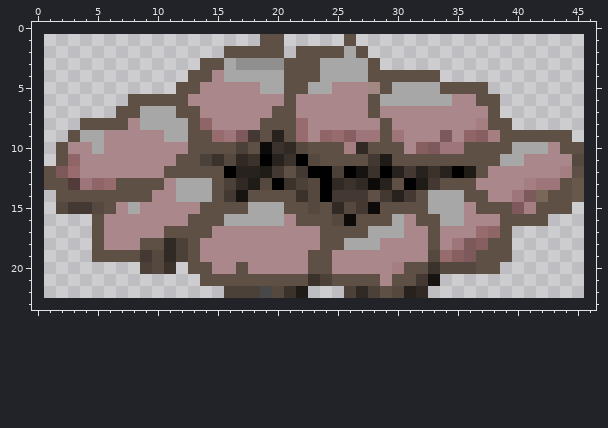
Two states of a pixel-art sprite, assets/images/middle_image/middle_image_campfire_building/middle_image_campfire_building0.png. Above, as it was before the edit.
The file is 45x22 pixels. Colours within 5 levels of each other are drawn and written as one. The old version is drawn lined up with the new one, on the new canvas.
New version:
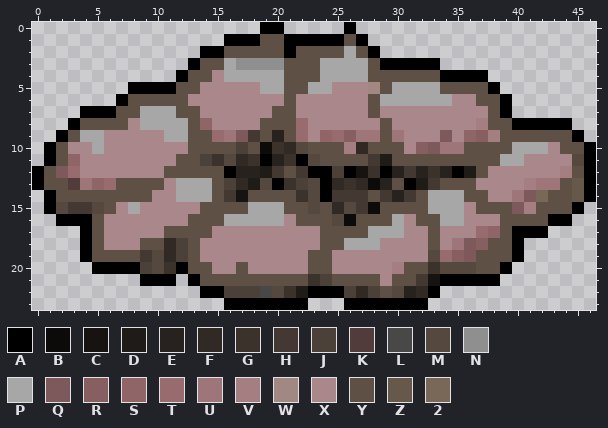
Palette (. is transparent): A #000000  B #0d0b0a  C #161310  D #1f1b17  E #28221e  F #312a24  G #3a322b  H #433932  J #4c4138  K #513b3b  L #484848  M #55483f  N #8f8f8f  P #a7a7a7  Q #7e595b  R #875f61  S #906568  T #986c6f  U #9e7578  V #a47e81  W #a18883  X #aa878a  Y #5e5045  Z #67584c  2 #796857
The exact change:
canvas 45x22 -> 47x24, the old top-left corner now at 1,1
Changed rows in their new state; - is an unchanged pixel.
first column x 0:
 0 -------------------AA-----A--------------------
 1 ----------------AAA--AAAAA-A-------------------
 2 --------------AA-----A------A------------------
 3 -------------A---------------AAAAA-------------
 4 ------------A---------------------AAAA---------
 5 --------AAAA--------------------------A--------
 6 -------A-------------------------------A-------
 7 ----AAA--------------------------------A-------
 8 ---A------------------------------------AAAAA--
 9 --A------------------------------------------A-
10 -A--------------------------------------------A
11 -A--------------------------------------------A
12 A---------------------------------------------A
13 A---------------------------------------------A
14 -A--------------------------------------------A
15 -A-------------------------------------------A-
16 --AAA--------------------------------------AA--
17 ----A-----------------------------------AAA----
18 ----A-----------------------------------A------
19 ----A-----------------------------------A------
20 -----AAAA---A--------------------------A-------
21 ---------AAA-A--------------------AAAAA--------
22 --------------AA-------AAA-------A-------------
23 ----------------AAAAAAA---AAAAAAA--------------
Changed places in both pictures, as pixel boxes (x1, y1, x2, y2):
added: (32, 22, 596, 310)
